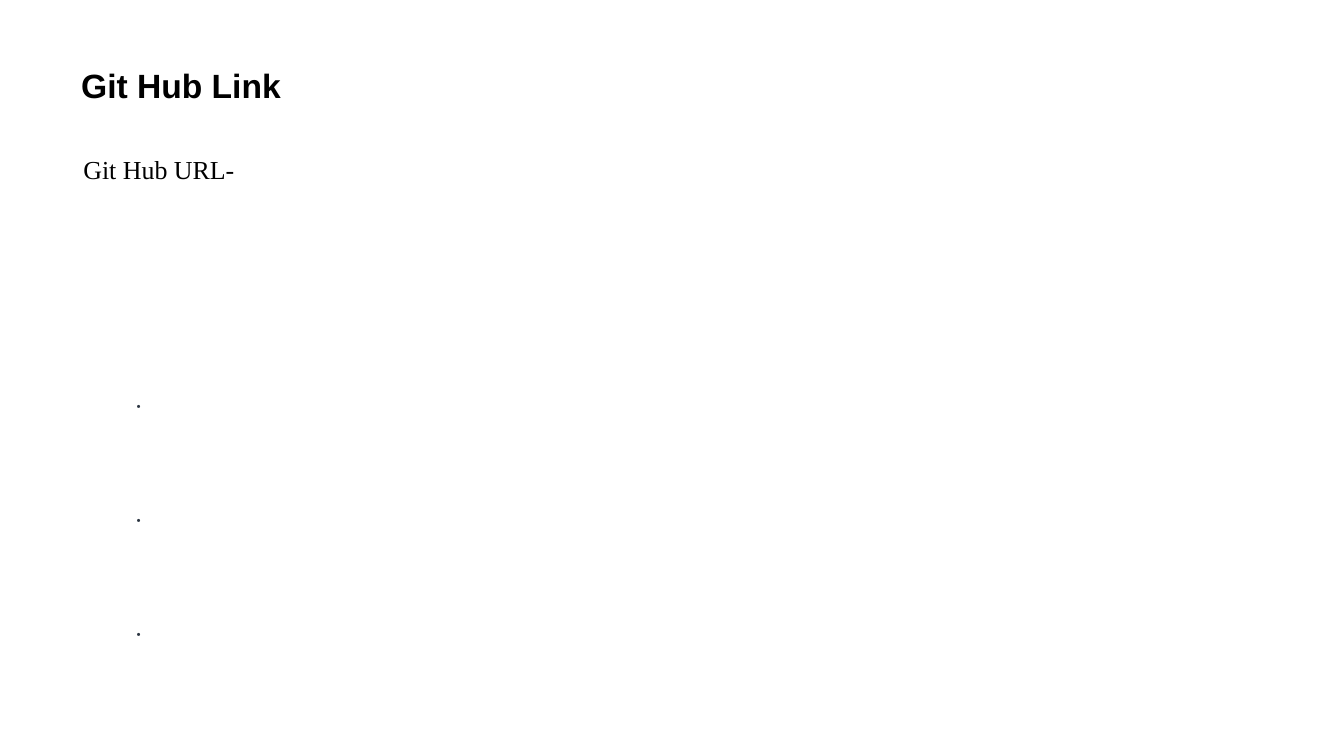
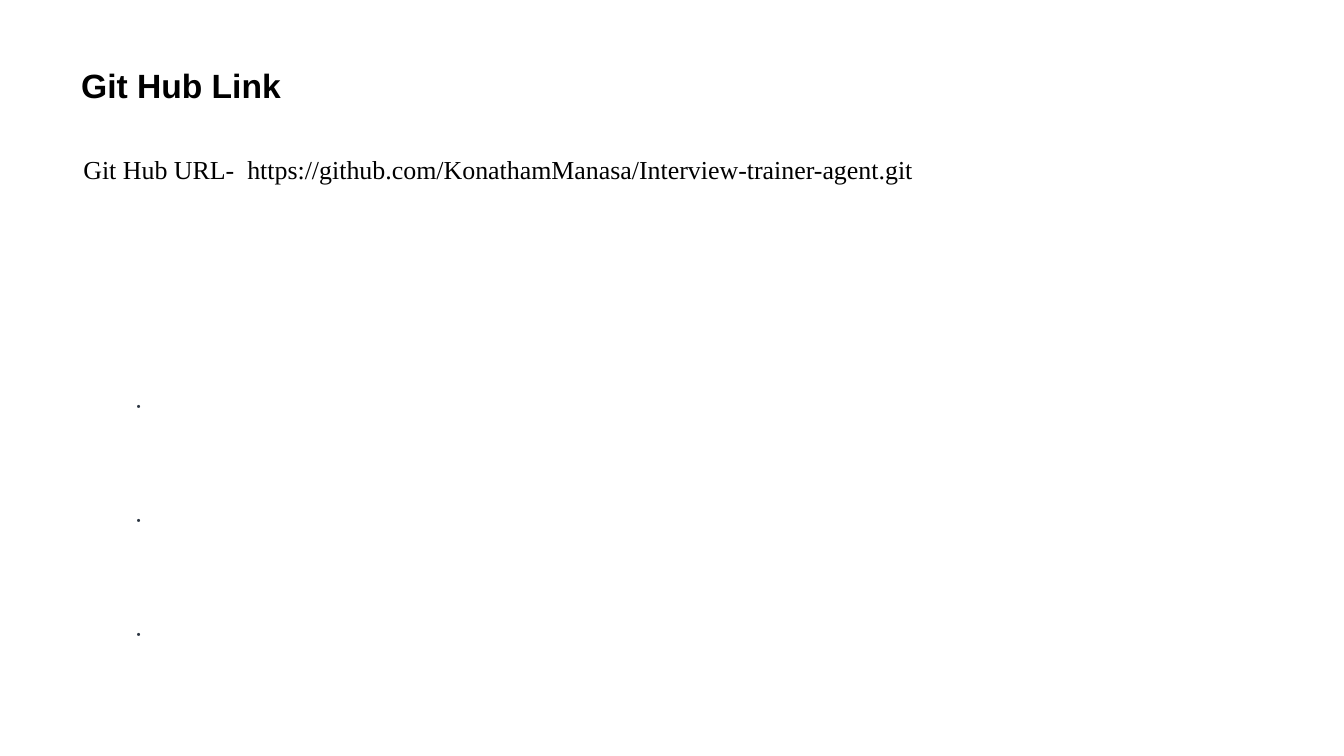
Before and after one commit to KonathamManasa/Interview-trainer-agent, a slide deck: slide 12 of Interview Trainer Agent.pptx. Drawn at 1344x756 pixels with LibreOffice and Linux fonts; fonts in the diff are those of the drawing. Boxes give left, top, right and bottom in pixels: in the first picture for what was removed or moved away, otherwise in the second. Text is boxed around its words. In the diff, an @@ line names an element or a change of style, - is before the commit and + after.

Commit message:
Second Commit

```diff
--- a/Interview Trainer Agent.pptx
+++ b/Interview Trainer Agent.pptx
@@ text at <box>83,161,912,185</box>: text changed @@
-Git Hub URL-
+Git Hub URL- https://github.com/KonathamManasa/Interview-trainer-agent.git
```
